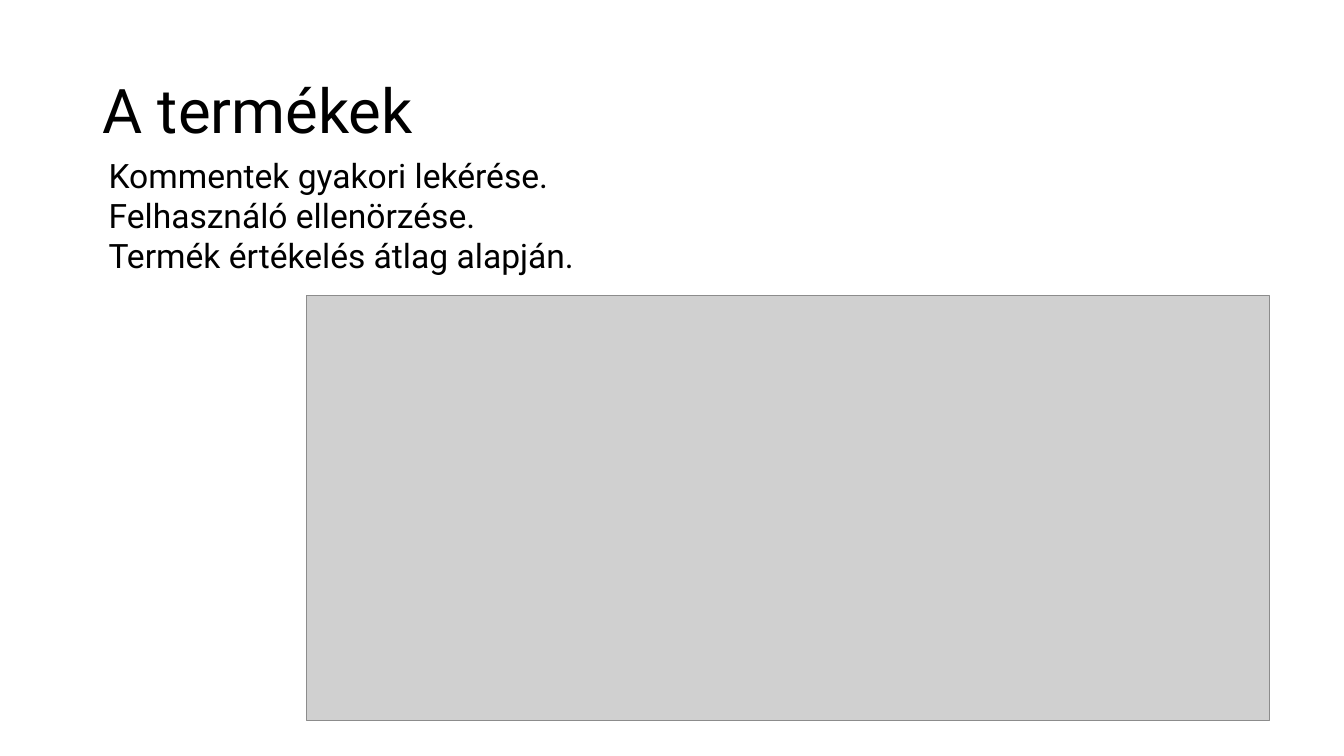
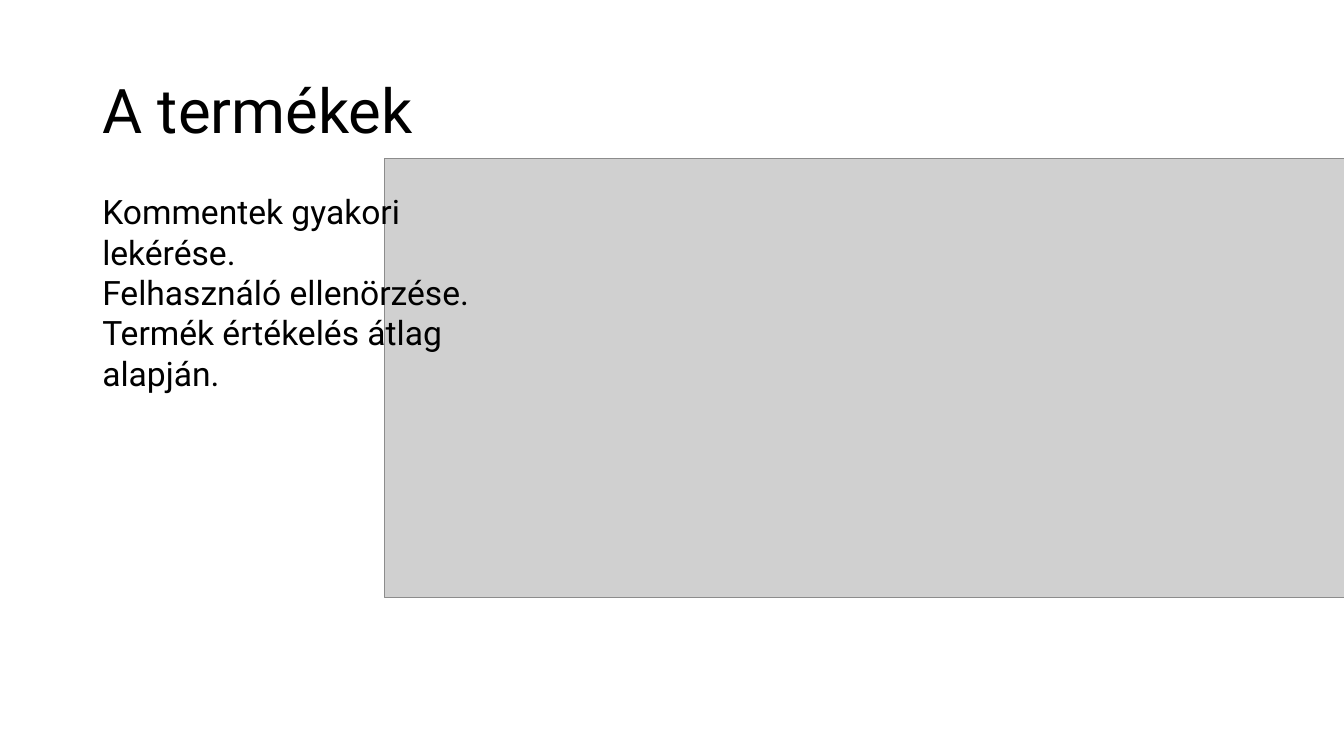
Before and after one commit to NovakDominikViktor/Trinity_Blood, a slide deck: slide 6 of ScriptSyncShop.pptx (slide 5 before the commit). Drawn at 1344x756 pixels with LibreOffice and Linux fonts; fonts in the diff are those of the drawing; grey boxes stand for pictures. Boxes give left, top, right and bottom in pixels: in the first picture for what was removed or moved away, otherwise in the second. Text is boxed around its words. In the diff, an @@ line names an element or a change of style, - is before the commit and + after.

```diff
--- a/ScriptSyncShop.pptx
+++ b/ScriptSyncShop.pptx
@@ picture: place and size @@
-picture at [307,295,1269,721]
+picture at [385,158,1344,598]
@@ text "Kommentek gyakori lekérése." rewrapped from [109,162,574,275] to [102,194,469,393] @@
```
Also in this commit, not shown: 5 other slides changed, 2 slides added, 1 slide removed.
